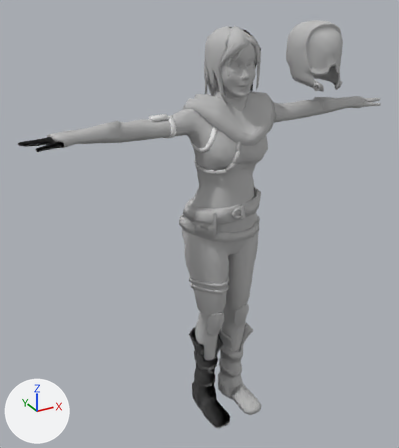
The Blender file SeniorCapstone/Spring/Pilot/Model/PilotModel_040.blend: old version first, new version second.
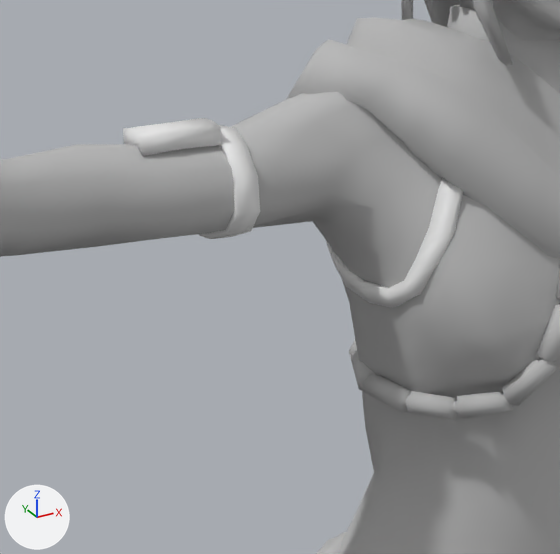
Old and new are each drawn whole from a 50 mm lens placed at (-8.17, -12.69, 13.51), pointed at (-0.56, 1.14, 6.6) and again close up on the part from 31% to 59% of the width and 20% to 45% of the height. Arrows for +X, +Y and +Z are at lower left; the lights stay in place.

Objects in the first close-up: 'Armband L', 'Armband Pouch L', 'Chestband L', 'Hair Back', 'Hair R', 'Head.001', 'Hose', 'MainBody', 'Scarf'.
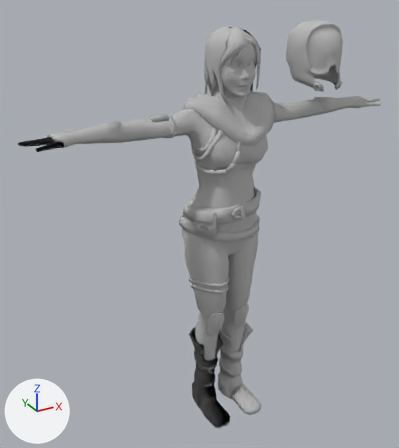
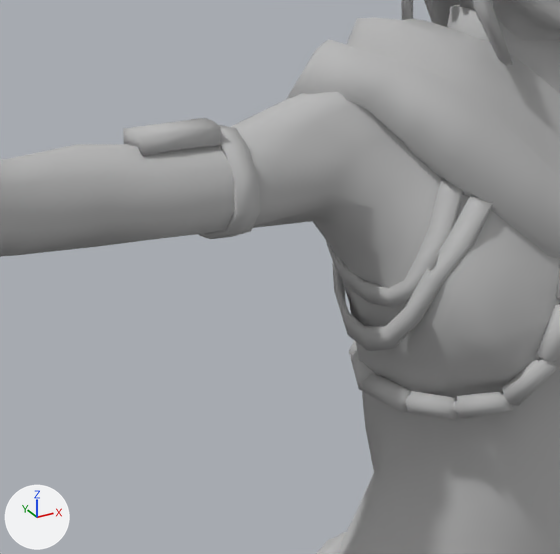
Edits to the bpy script that builds the scene:
```text
Change me_cylinder_001:
    where me_cylinder_001.from_pydata(...)  # 44 vertices, 42 faces; spans x -0.344..0.085, y -0.334..0.942, z -0.742..0.051
    add me_cylinder_001.materials.append(mat_objectsandaccessories_lambert)  # grey #bcbcbc
Change me_cube_001:
    where me_cube_001.from_pydata(...)  # 24 vertices, 22 faces; spans x -1.0..1.0, y -0.55..0.55, z -0.39..0.13
    add me_cube_001.materials.append(mat_objectsandaccessories_lambert)  # grey #bcbcbc
Change me_cylinder:
    where me_cylinder.from_pydata(...)  # 48 vertices, 48 faces; spans x 0.173..0.357, y -0.37..0.392, z -0.358..0.235
    add me_cylinder.materials.append(mat_objectsandaccessories_lambert)  # grey #bcbcbc
Add me_cylinder_002:
    me_cylinder_002.from_pydata(...)  # 44 vertices, 42 faces; spans x -0.331..0.214, y -0.42..0.99, z -1.022..-0.036
    me_cylinder_002.polygons.foreach_set('use_smooth', [True] * 42)
    me_cylinder_002.materials.append(mat_objectsandaccessories_lambert)  # grey #bcbcbc
Add ob_chestband_l_001:
    ob_chestband_l_001 = bpy.data.objects.new('Chestband L.001', me_cylinder_002)
    ob_chestband_l_001.location = (-0.754, 0.178, 9.938)
```

Location of each change, (x1, y1, x2, y2) in pixels of the close-ups (560 x 554 px):
'Chestband L.001', added: after (332, 194, 493, 351)
'Chestband L', recoloured (white to grey): (326, 178, 463, 308) in both
'Armband L', recoloured: (200, 125, 260, 239) in both
'Armband Pouch L', recoloured (white to grey): (123, 118, 221, 156) in both
